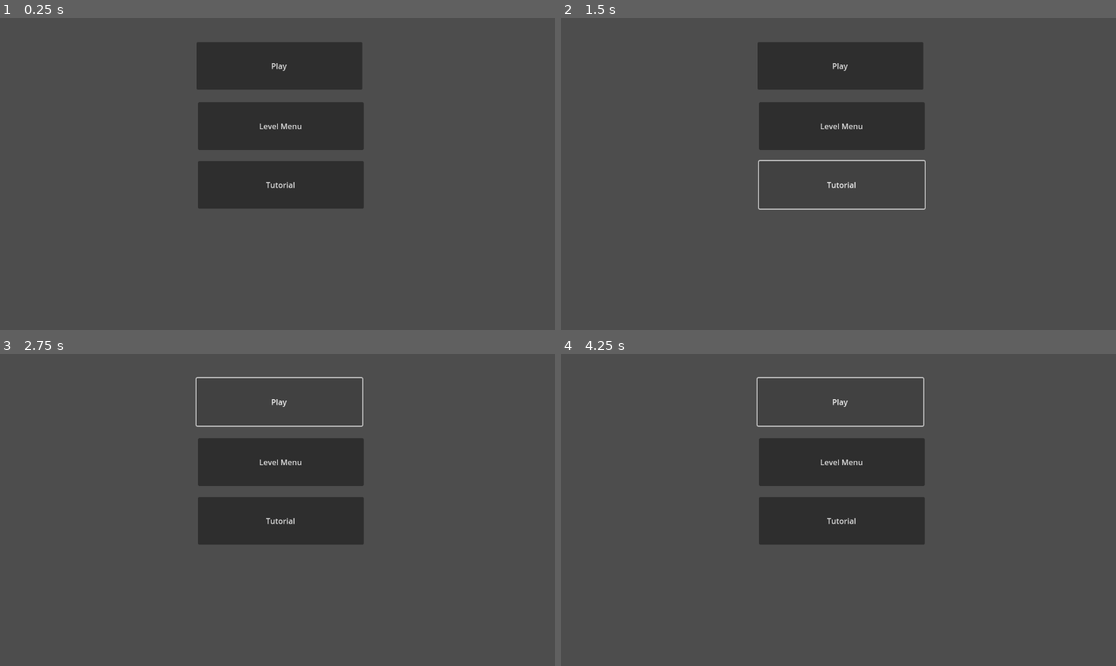
Above: before the commit, frames 1-4 (two rows, left to right).
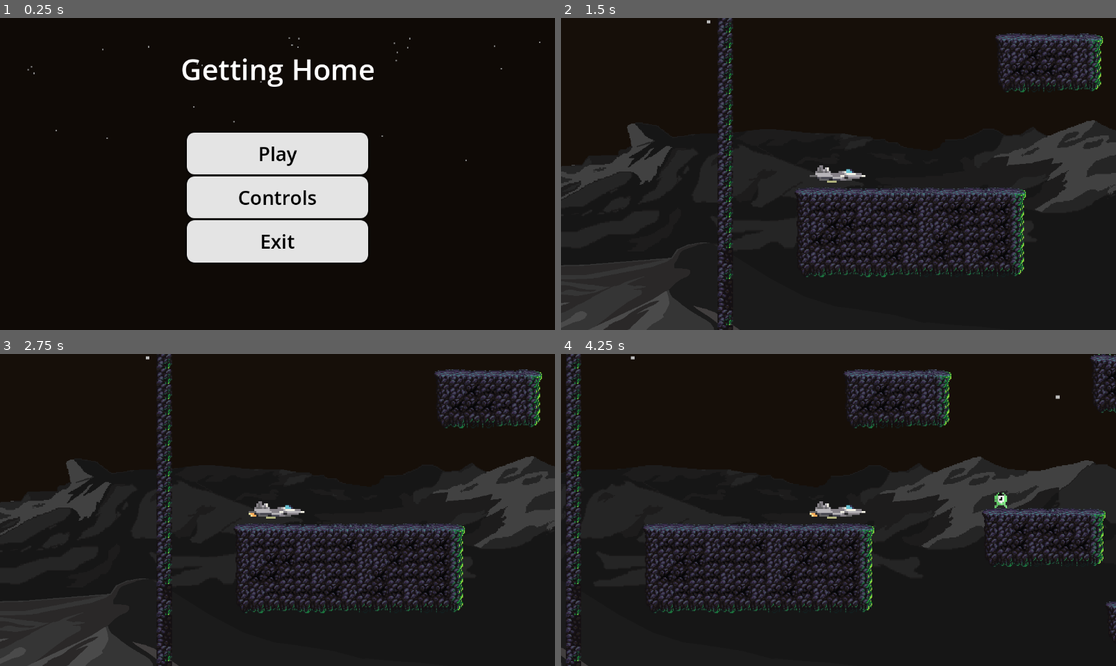
Above: after the commit, the same moments.

Repository: eddbra73/92005-Internal
Game: Godot game, scene res://scenes/Menu.tscn
The game is run twice, just before and just after one commit, with the same random seed, the same clock (stepped at 60 frames per second) and the same inputs. This scene is started directly instead of the project's main scene.
Inputs (mouse positions are in pixels of both pictures, inside the frame that each line leads up to):
- Up to frame 1 (0.25 s): no input
- Up to frame 2 (1.5 s): click "Level Menu" (after the commit: "Play") at 0.5 s; click (844, 183) at 1.25 s, where only the run before the commit has a clickable "Tutorial"
- Up to frame 3 (2.75 s): click (277, 400) at 2 s, where only the run before the commit has a clickable "Play"
- Up to frame 4 (4.25 s): click (838, 400) at 2.75 s, where only the run before the commit has a clickable "Play"; tap Enter at 3.5 s; hold D (move_right) from 3.53 s (still down)

The runs differ from the first frame. In frame 1, 100% of the frame differs, in the area x 0-100%, y 0-100%; in frame 2, 91%; in frame 3, 88%; in frame 4, 91%.

Commit message:
1.99 Menu
Made the main menu

Diff:
--- /dev/null
+++ b/Scripts/buttons.gd
@@ -0,0 +1,24 @@
+extends Control
+
+
+# Called when the node enters the scene tree for the first time.
+func _ready() -> void:
+	pass # Replace with function body.
+
+
+# Called every frame. 'delta' is the elapsed time since the previous frame.
+func _process(delta: float) -> void:
+	pass
+
+
+func _on_play_pressed():
+	get_tree().change_scene_to_file("res://scenes/Base Game.tscn")
+
+
+func _on_controls_pressed():
+	print("Controls")
+
+
+
+func _on_exit_pressed():
+	get_tree().quit()
--- a/scenes/Menu.tscn
+++ b/scenes/Menu.tscn
@@ -1,21 +1,87 @@
-[gd_scene format=3 uid="uid://bupstsea4htto"]
+[gd_scene load_steps=5 format=3 uid="uid://bupstsea4htto"]
 
-[node name="Button" type="Button"]
-offset_left = 408.0
-offset_top = 50.0
-offset_right = 752.0
-offset_bottom = 149.0
+[ext_resource type="Script" uid="uid://csy43hp5lv30p" path="res://Scripts/buttons.gd" id="1_upctu"]
+[ext_resource type="Texture2D" uid="uid://dcwn0o7q6lc7t" path="res://sprites/moon_sky.png" id="1_xdvgc"]
+
+[sub_resource type="StyleBoxTexture" id="StyleBoxTexture_upctu"]
+texture = ExtResource("1_xdvgc")
+modulate_color = Color(0.687215, 0.687215, 0.687215, 1)
+
+[sub_resource type="StyleBoxFlat" id="StyleBoxFlat_lumdm"]
+bg_color = Color(0.894922, 0.894922, 0.894922, 1)
+corner_radius_top_left = 16
+corner_radius_top_right = 16
+corner_radius_bottom_right = 16
+corner_radius_bottom_left = 16
+shadow_color = Color(0.00820202, 0.00820202, 0.00820202, 0.6)
+shadow_size = 5
+
+[node name="Control" type="Control"]
+layout_mode = 3
+anchors_preset = 15
+anchor_right = 1.0
+anchor_bottom = 1.0
+grow_horizontal = 2
+grow_vertical = 2
+script = ExtResource("1_upctu")
+
+[node name="Panel" type="Panel" parent="."]
+layout_mode = 1
+anchors_preset = 15
+anchor_right = 1.0
+anchor_bottom = 1.0
+grow_horizontal = 2
+grow_vertical = 2
+theme_override_styles/panel = SubResource("StyleBoxTexture_upctu")
+
+[node name="VBoxContainer" type="VBoxContainer" parent="."]
+layout_mode = 1
+anchors_preset = 8
+anchor_left = 0.5
+anchor_top = 0.5
+anchor_right = 0.5
+anchor_bottom = 0.5
+offset_left = -188.0
+offset_top = -86.0
+offset_right = 188.0
+offset_bottom = 184.0
+grow_horizontal = 2
+grow_vertical = 2
+metadata/_edit_group_ = true
+
+[node name="Button" type="Button" parent="VBoxContainer"]
+layout_mode = 2
+size_flags_vertical = 3
+theme_override_colors/font_color = Color(0, 0, 0, 1)
+theme_override_font_sizes/font_size = 40
+theme_override_styles/normal = SubResource("StyleBoxFlat_lumdm")
 text = "Play"
 
-[node name="Button" type="Button" parent="."]
-offset_left = 3.0
-offset_top = 125.0
-offset_right = 347.0
-offset_bottom = 224.0
-text = "Level Menu"
+[node name="Button2" type="Button" parent="VBoxContainer"]
+layout_mode = 2
+size_flags_vertical = 3
+theme_override_colors/font_color = Color(0, 0, 0, 1)
+theme_override_font_sizes/font_size = 40
+theme_override_styles/normal = SubResource("StyleBoxFlat_lumdm")
+text = "Controls"
 
-[node name="Button" type="Button" parent="Button"]
-offset_top = 122.0
-offset_right = 344.0
-offset_bottom = 221.0
-text = "Tutorial"
+[node name="Button3" type="Button" parent="VBoxContainer"]
+layout_mode = 2
+size_flags_vertical = 3
+theme_override_colors/font_color = Color(0, 0, 0, 1)
+theme_override_font_sizes/font_size = 40
+theme_override_styles/normal = SubResource("StyleBoxFlat_lumdm")
+text = "Exit"
+
+[node name="Label" type="Label" parent="."]
+layout_mode = 0
+offset_left = 375.0
+offset_top = 64.0
+offset_right = 790.0
+offset_bottom = 154.0
+theme_override_font_sizes/font_size = 60
+text = "Getting Home"
+
+[connection signal="pressed" from="VBoxContainer/Button" to="." method="_on_play_pressed"]
+[connection signal="pressed" from="VBoxContainer/Button2" to="." method="_on_controls_pressed"]
+[connection signal="pressed" from="VBoxContainer/Button3" to="." method="_on_exit_pressed"]
Not shown, added: Scripts/buttons.gd.uid
